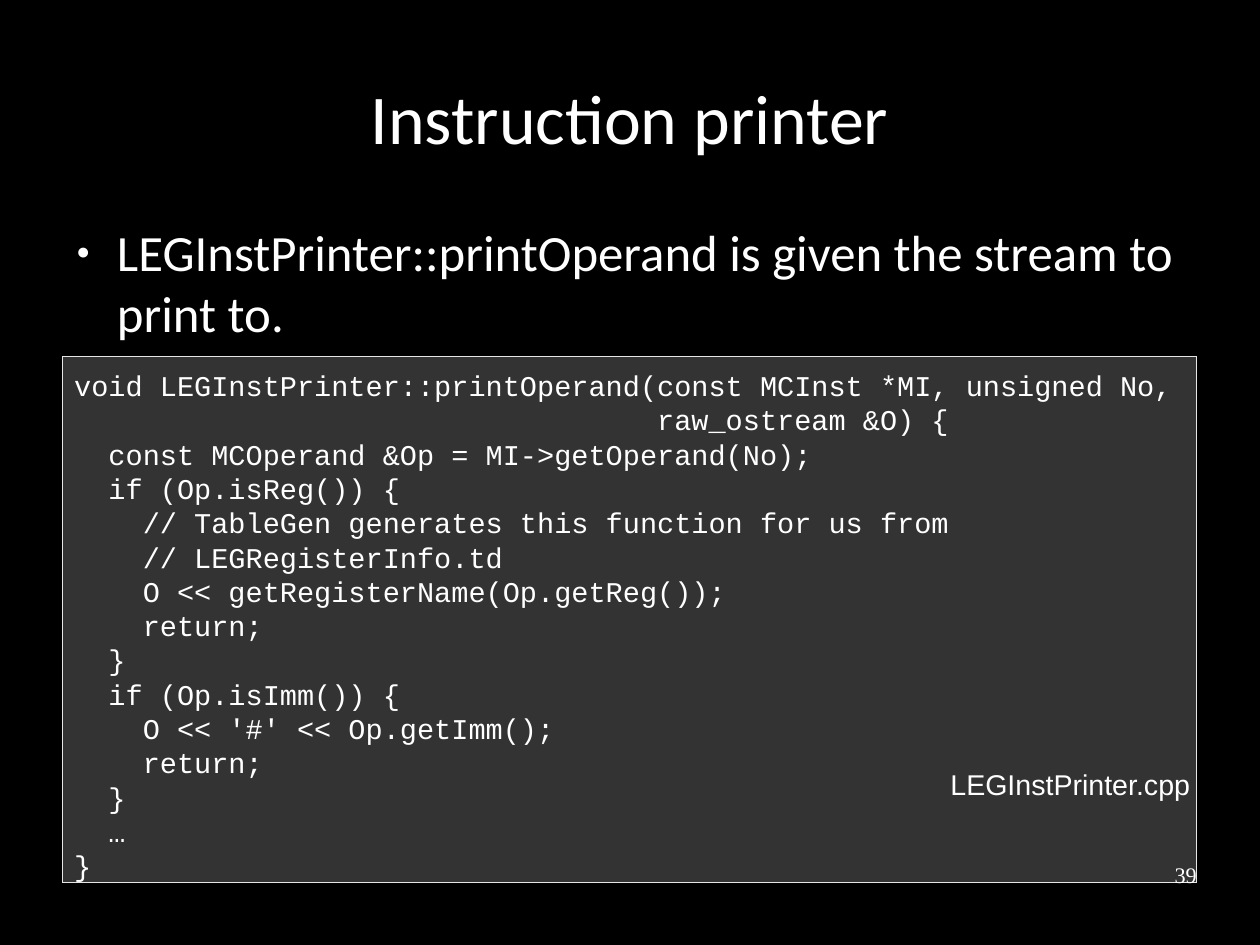
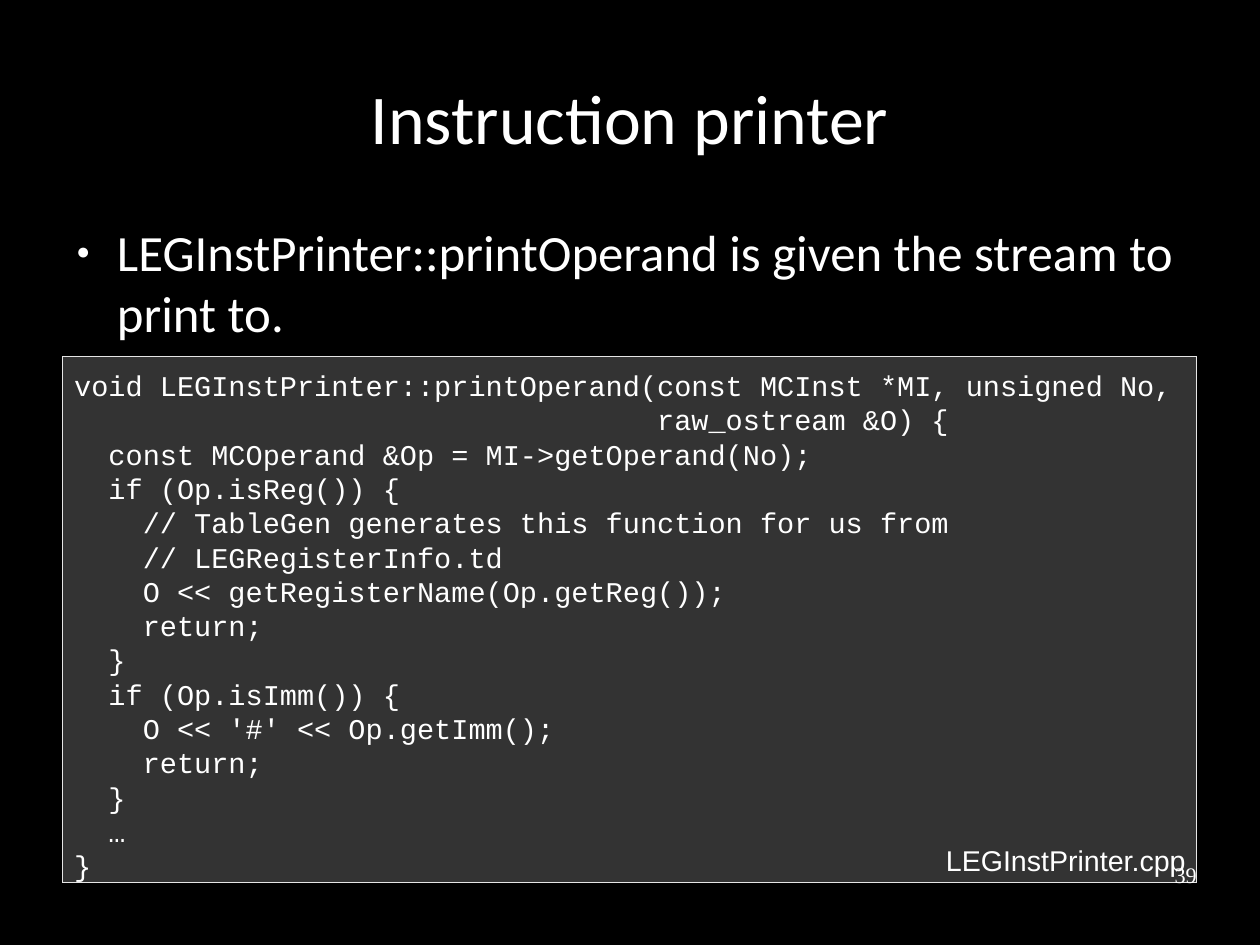
Before and after one commit to frasercrmck/llvm-leg, a slide deck: slide 39 of docs/Codeplay/Slides.odp. Drawn at 1260x945 pixels with LibreOffice and Linux fonts; fonts in the diff are those of the drawing. Boxes give left, top, right and bottom in pixels: in the first picture for what was removed or moved away, otherwise in the second. Text is boxed around its words. In the diff, an @@ line names an element or a change of style, - is before the commit and + after.

Commit message:
Fixing encoding table layout.

```diff
--- a/docs/Codeplay/Slides.odp
+++ b/docs/Codeplay/Slides.odp
@@ text "LEGInstPrinter.cpp" moved from (x1=950, y1=774, x2=1190, y2=801) to (x1=946, y1=850, x2=1186, y2=877) @@
```
Also in this commit, not shown: 3 other slides changed.
